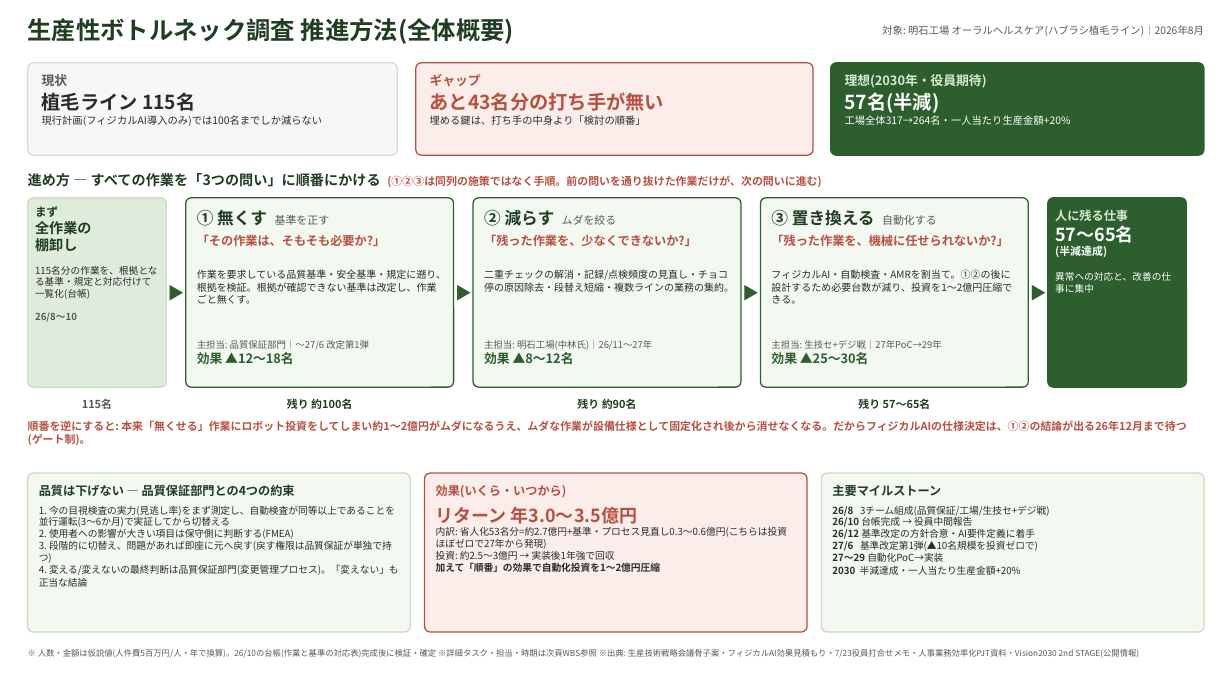
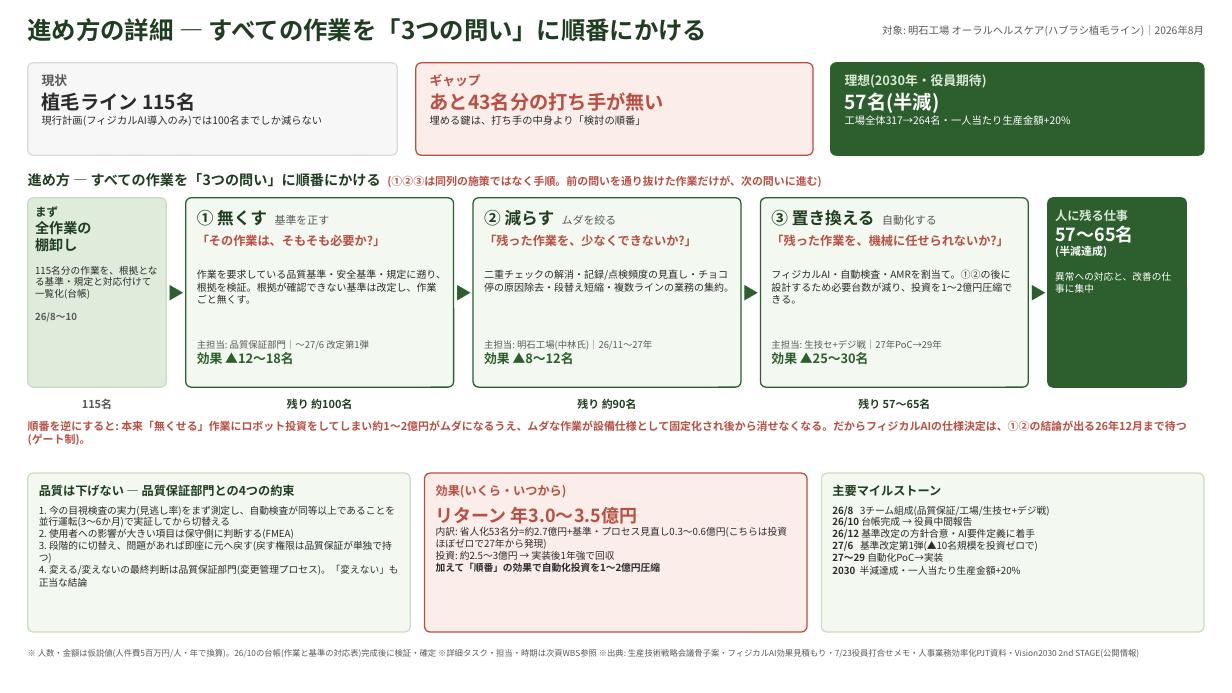
Before and after one commit to tk-tus2-cloud/free_creative, a slide deck: slide 3 of docs/bottleneck-survey-plan.pptx (slide 1 before the commit). Drawn at 1232x693 pixels with LibreOffice and Linux fonts; fonts in the diff are those of the drawing. Boxes give left, top, right and bottom in pixels: in the first picture for what was removed or moved away, otherwise in the second. Text is boxed around its words. In the diff, an @@ line names an element or a change of style, - is before the commit and + after.

```diff
--- a/docs/bottleneck-survey-plan.pptx
+++ b/docs/bottleneck-survey-plan.pptx
@@ text at (28, 18, 707, 42): text changed @@
-生産性ボトルネック調査 推進方法(全体概要)
+進め方の詳細 — すべての作業を「3つの問い」に順番にかける
```
Also in this commit, not shown: 1 other slide changed, 2 slides added, 1 other file.
